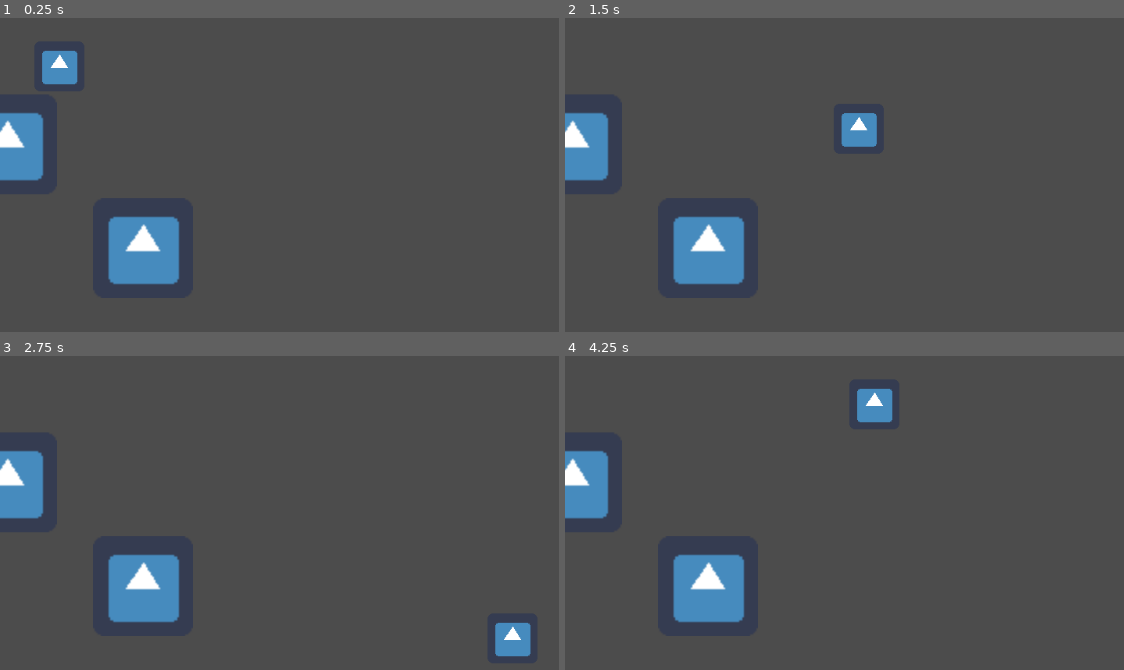
Above: before the commit, frames 1-4 (two rows, left to right).
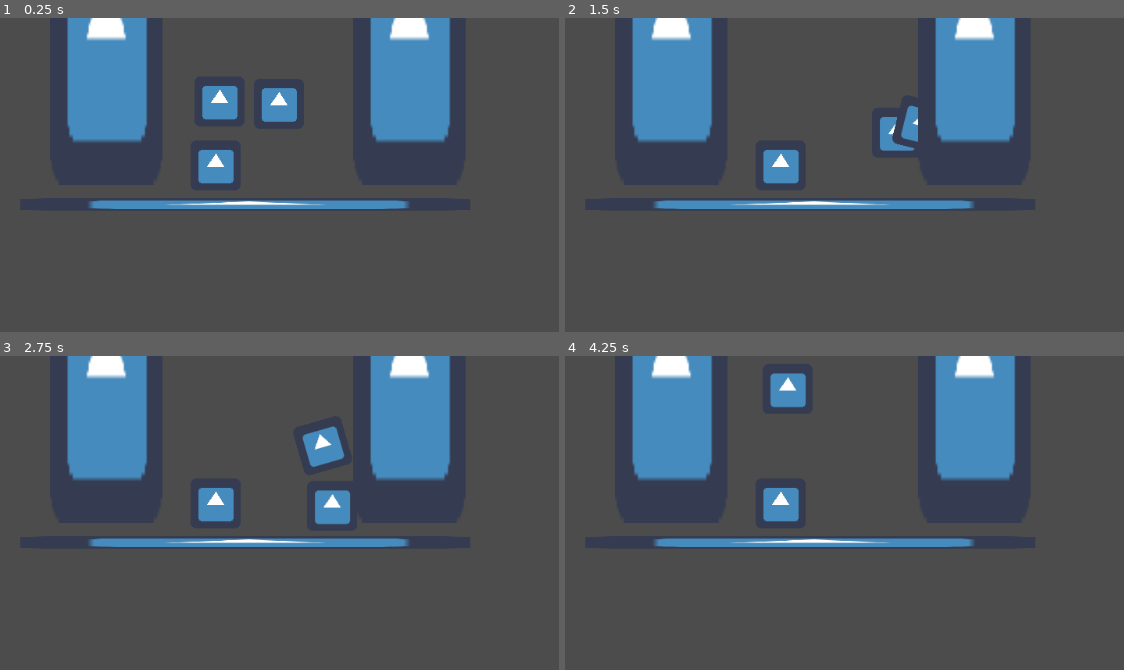
Above: after the commit, the same moments.

Repository: JosueAPF/Godot_movimiento2D
Game: Godot game, scene res://Main.tscn
The game is run twice, just before and just after one commit, with the same random seed, the same clock (stepped at 60 frames per second) and the same inputs. The engine's default icon, where the game draws it, is replaced by a stand-in: a white triangle on a blue panel in a dark square.
Inputs:
- Up to frame 1 (0.25 s): no input
- Up to frame 2 (1.5 s): tap Enter at 0.5 s; hold Right (ui_right) 0.53-1.28 s; hold Down (ui_down) from 1.28 s (still down)
- Up to frame 3 (2.75 s): release Down (ui_down) at 2.03 s; hold Right (ui_right) from 2.03 s (still down)
- Up to frame 4 (4.25 s): release Right (ui_right) at 2.78 s; hold Up (ui_up) 2.78-3.53 s; hold Left (ui_left) from 3.53 s (still down)

The runs differ from the first frame. In frame 1, 20% of the frame differs, in the area x 0-81%, y 0-86%; in frame 2, 19%; in frame 3, 20%, in the area x 0-95%, y 0-96%; in frame 4, 19%.

Commit message:
se corriguieron scripts de bloques dinamicos y se agregaron bloques estaticaso

Diff:
--- a/Bloque.gd
+++ /dev/null
@@ -1,13 +0,0 @@
-extends Area2D
-
-# Configuraciones
-var pushForce = 200 # Fuerza de empuje o repulsión
-
-# Al entrar en contacto con otra área
-func _on_Area2D_body_entered(body):
-	# Verificar si el cuerpo es el jugador
-	if body.name == "Player":
-		# Calcular la dirección del empuje
-		var pushDirection = (body.global_position - global_position).normalized()
-		# Aplicar el impulso al jugador
-		body.apply_impulse(Vector2(), pushDirection * pushForce)
--- a/Main.tscn
+++ b/Main.tscn
@@ -2,13 +2,15 @@
 
 [ext_resource path="res://Player.gd" type="Script" id=1]
 [ext_resource path="res://icon.png" type="Texture" id=2]
-[ext_resource path="res://Bloque.gd" type="Script" id=3]
 
 [sub_resource type="RectangleShape2D" id=1]
 extents = Vector2( 31.5, 31.5 )
 
 [sub_resource type="RectangleShape2D" id=2]
-extents = Vector2( 31, 30 )
+extents = Vector2( 30.5, 30 )
+
+[sub_resource type="RectangleShape2D" id=3]
+extents = Vector2( 30.5, 31 )
 
 [node name="Node2D" type="Node2D"]
 position = Vector2( 76, 62 )
@@ -17,36 +19,77 @@
 script = ExtResource( 1 )
 
 [node name="Sprite" type="Sprite" parent="Player"]
+position = Vector2( 205, 45 )
 texture = ExtResource( 2 )
 
 [node name="CollisionShape2D" type="CollisionShape2D" parent="Player"]
-position = Vector2( -0.5, -0.5 )
+position = Vector2( 204.5, 44.5 )
 shape = SubResource( 1 )
 
-[node name="Bloque" type="StaticBody2D" parent="."]
-position = Vector2( -67, 100.016 )
-rotation = -6.28319
-scale = Vector2( 2, 2 )
-script = ExtResource( 3 )
+[node name="Camera2D" type="Camera2D" parent="Player"]
+position = Vector2( 205, 45 )
+limit_left = -200000000
+limit_top = -200000000
+smoothing_enabled = true
 
-[node name="CollisionShape2D" type="CollisionShape2D" parent="Bloque"]
+[node name="bloque" type="RigidBody2D" parent="."]
+position = Vector2( 200, 127 )
+mass = 1.02041
+gravity_scale = 0.0
+
+[node name="Sprite" type="Sprite" parent="bloque"]
+texture = ExtResource( 2 )
+
+[node name="CollisionShape2D" type="CollisionShape2D" parent="bloque"]
+position = Vector2( -0.5, 1 )
 shape = SubResource( 2 )
 
-[node name="Sprite" type="Sprite" parent="Bloque"]
+[node name="bloque2" type="RigidBody2D" parent="."]
+position = Vector2( 281, 48 )
+gravity_scale = 0.0
+
+[node name="Sprite" type="Sprite" parent="bloque2"]
 texture = ExtResource( 2 )
 
-[node name="Bloque2" type="StaticBody2D" parent="."]
-position = Vector2( -67, 100.016 )
-rotation = -6.28319
-scale = Vector2( 2, 2 )
-script = ExtResource( 3 )
-
-[node name="CollisionShape2D" type="CollisionShape2D" parent="Bloque2"]
-position = Vector2( 87.9997, 65.4924 )
+[node name="CollisionShape2D" type="CollisionShape2D" parent="bloque2"]
+position = Vector2( -0.5, 1 )
 shape = SubResource( 2 )
 
-[node name="Sprite" type="Sprite" parent="Bloque2"]
-position = Vector2( 86.9997, 66.4924 )
+[node name="StaticBody2D" type="StaticBody2D" parent="."]
+position = Vector2( 238, 177 )
+scale = Vector2( 3, 0.5 )
+
+[node name="Sprite" type="Sprite" parent="StaticBody2D"]
+scale = Vector2( 3, 0.5 )
 texture = ExtResource( 2 )
 
-[node name="Camera2D" type="Camera2D" parent="."]
+[node name="CollisionShape2D" type="CollisionShape2D" parent="StaticBody2D"]
+position = Vector2( 0.5, 0 )
+scale = Vector2( 3, 1 )
+shape = SubResource( 3 )
+
+[node name="StaticBody2D2" type="StaticBody2D" parent="."]
+position = Vector2( 60, -48 )
+scale = Vector2( 1.5, 2.5 )
+
+[node name="Sprite" type="Sprite" parent="StaticBody2D2"]
+scale = Vector2( 1.5, 2.5 )
+texture = ExtResource( 2 )
+
+[node name="CollisionShape2D" type="CollisionShape2D" parent="StaticBody2D2"]
+position = Vector2( 0.5, 0 )
+scale = Vector2( 1.5, 2.5 )
+shape = SubResource( 3 )
+
+[node name="StaticBody2D3" type="StaticBody2D" parent="."]
+position = Vector2( 448, -48 )
+scale = Vector2( 1.5, 2.5 )
+
+[node name="Sprite" type="Sprite" parent="StaticBody2D3"]
+scale = Vector2( 1.5, 2.5 )
+texture = ExtResource( 2 )
+
+[node name="CollisionShape2D" type="CollisionShape2D" parent="StaticBody2D3"]
+position = Vector2( 0.5, 0 )
+scale = Vector2( 1.5, 2.5 )
+shape = SubResource( 3 )
--- a/Player.gd
+++ b/Player.gd
@@ -1,24 +1,18 @@
 extends KinematicBody2D
 
-# Velocidad del personaje
-var speed = 400
+const SPEED = 200
 
 func _process(delta):
-	# Vector de movimiento inicializado a cero
-	var motion = Vector2()
+	var velocity = Vector2()
 
-	# Capturar la entrada del teclado
 	if Input.is_action_pressed("ui_right"):
-		motion.x += 1
+		velocity.x += 1
 	if Input.is_action_pressed("ui_left"):
-		motion.x -= 1
+		velocity.x -= 1
 	if Input.is_action_pressed("ui_down"):
-		motion.y += 1
+		velocity.y += 1
 	if Input.is_action_pressed("ui_up"):
-		motion.y -= 1
+		velocity.y -= 1
 
-	# Normalizar el vector de movimiento y multiplicar por la velocidad
-	motion = motion.normalized() * speed
-
-	# Mover el personaje usando move_and_slide
-	move_and_slide(motion)
+	velocity = velocity.normalized() * SPEED
+	move_and_slide(velocity)
